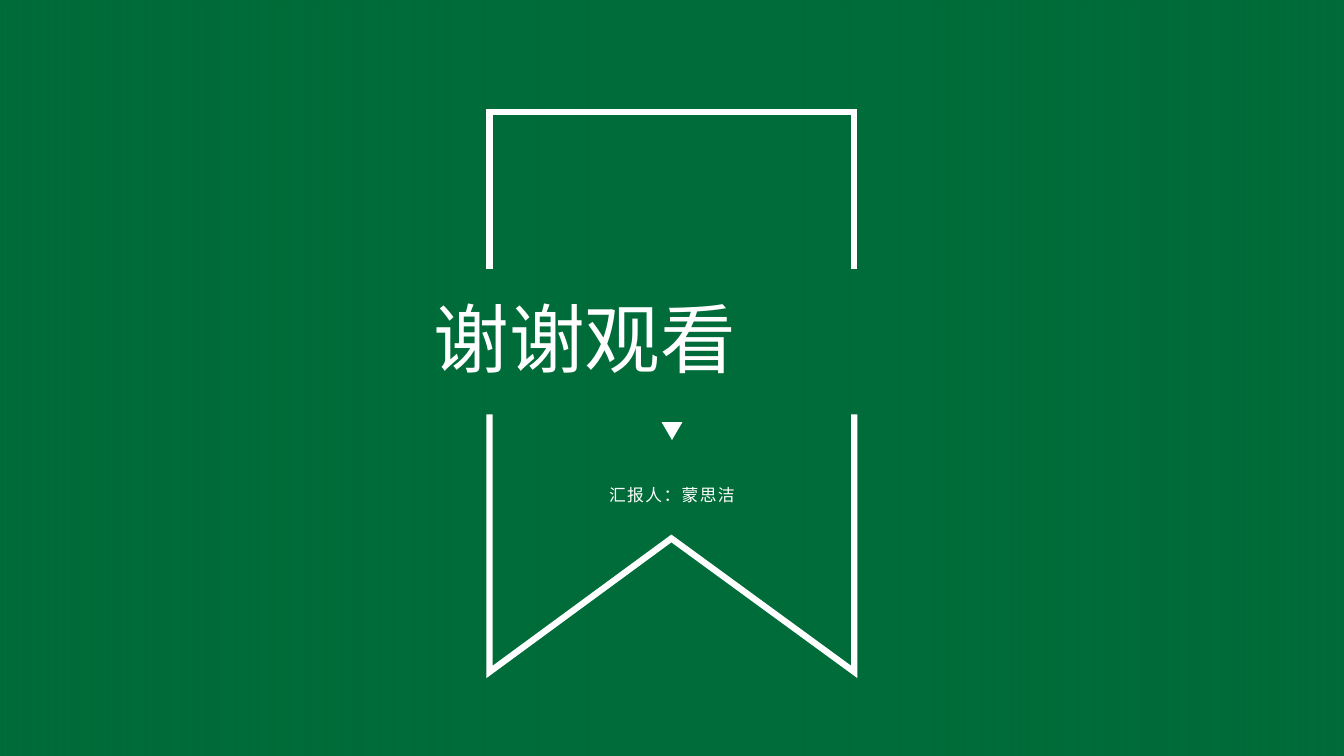
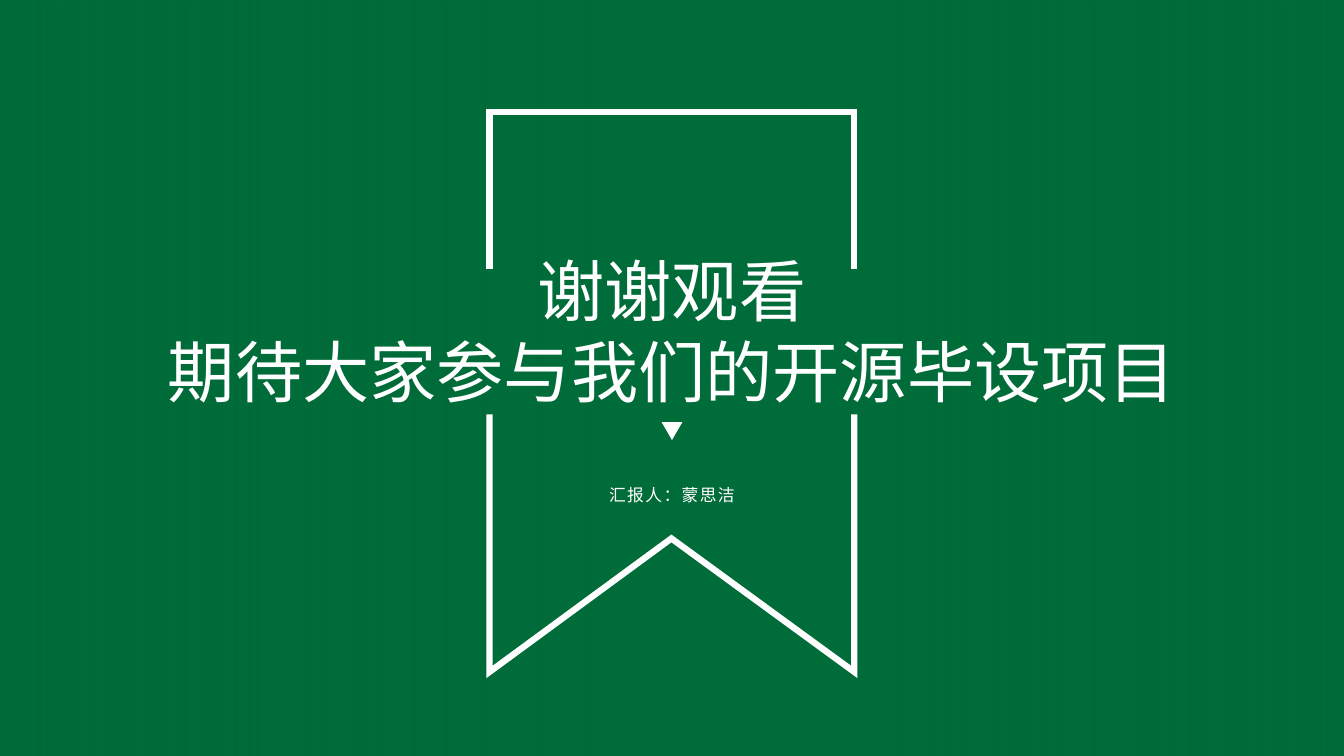
Before and after one commit to LancerEnk/GraduationDesign, a slide deck: slide 26 of doc/汇报ppt.pptx (slide 24 before the commit). Drawn at 1344x756 pixels with LibreOffice and Linux fonts; fonts in the diff are those of the drawing; background and template pictures are left out. Boxes give left, top, right and bottom in pixels: in the first picture for what was removed or moved away, otherwise in the second. Text is boxed around its words. In the diff, an @@ line names an element or a change of style, - is before the commit and + after.

```diff
--- a/doc/汇报ppt.pptx
+++ b/doc/汇报ppt.pptx
@@ text "谢谢观看": place and size @@
-text "谢谢观看" at (434,303,736,374)
+text "谢谢观看" at (168,259,1176,403)
@@ text at (538,259,807,322): size 54 to 48 pt in "谢谢观看"; alignment justified to centre @@
@@ text at (168,340,1176,403): paragraph added @@
+期待大家参与我们的开源毕设项目
```
Also in this commit, not shown: 9 other slides changed, 3 slides added, 1 slide removed.
